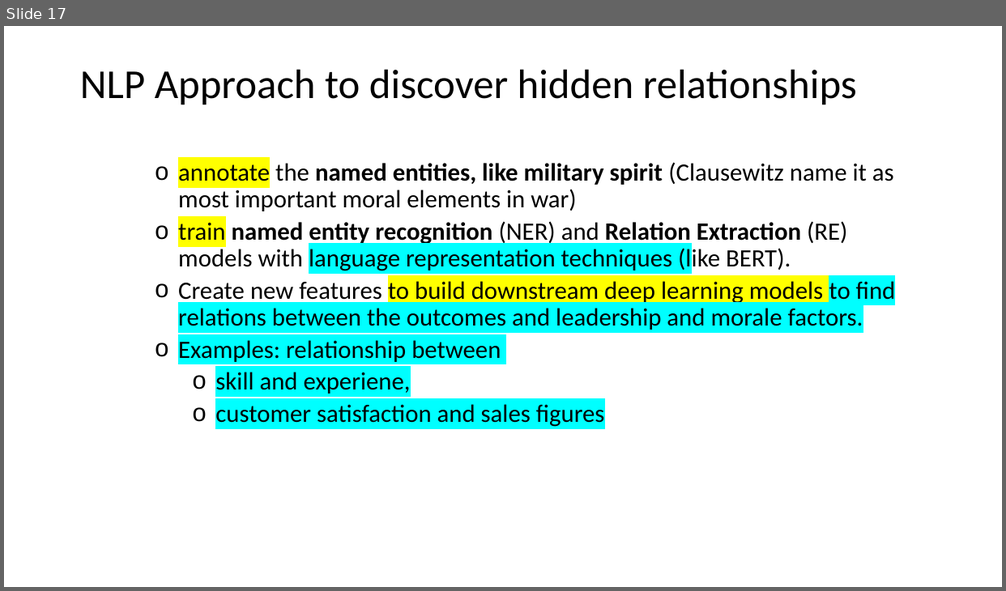
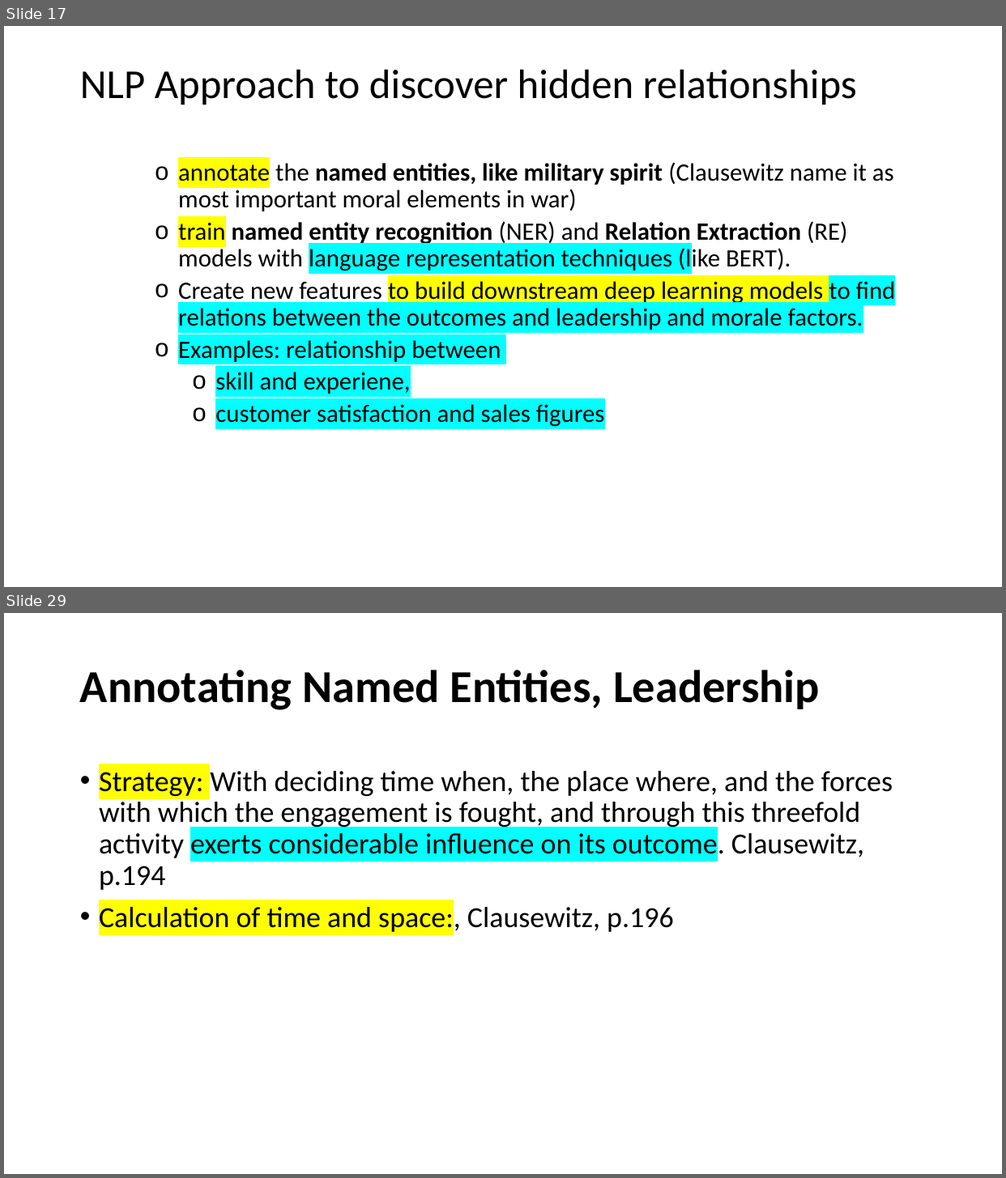
Before and after one commit to GurkanGitHub/PhD, a slide deck: PhD Discussion.pptx. Shown one above the other, each under a label of ours: slide 17 before the commit, slides 17 and 29 after it; the slides between them are not shown. The pictures are 1006x591 and 1006x1178 pixels, drawn with LibreOffice and Linux fonts; fonts in the diff are those of the drawing. Boxes give left, top, right and bottom in pixels: in the first picture for what was removed or moved away, otherwise in the second. Text is boxed around its words. In the diff, an @@ line names an element or a change of style, - is before the commit and + after.

```diff
--- a/PhD Discussion.pptx
+++ b/PhD Discussion.pptx
@@ slide 29 added at (x1=4, y1=613, x2=1002, y2=1174), background #FFFFFF @@
@@ title added at (x1=80, y1=670, x2=820, y2=710), 44 pt, text #000000, bold @@
+Annotating Named Entities, Leadership
@@ text added at (x1=99, y1=771, x2=893, y2=935), 28 pt, text #000000 @@
+• Strategy: With deciding time when, the place where, and the forces with which the engagement is fought, and through this threefold activity exerts considerable influence on its outcome. Clausewitz, p.194
+• Calculation of time and space:, Clausewitz, p.196
```
Also in this commit, not shown: 4 slides changed, 7 other slides added, 4 slides removed, 8 other files.
